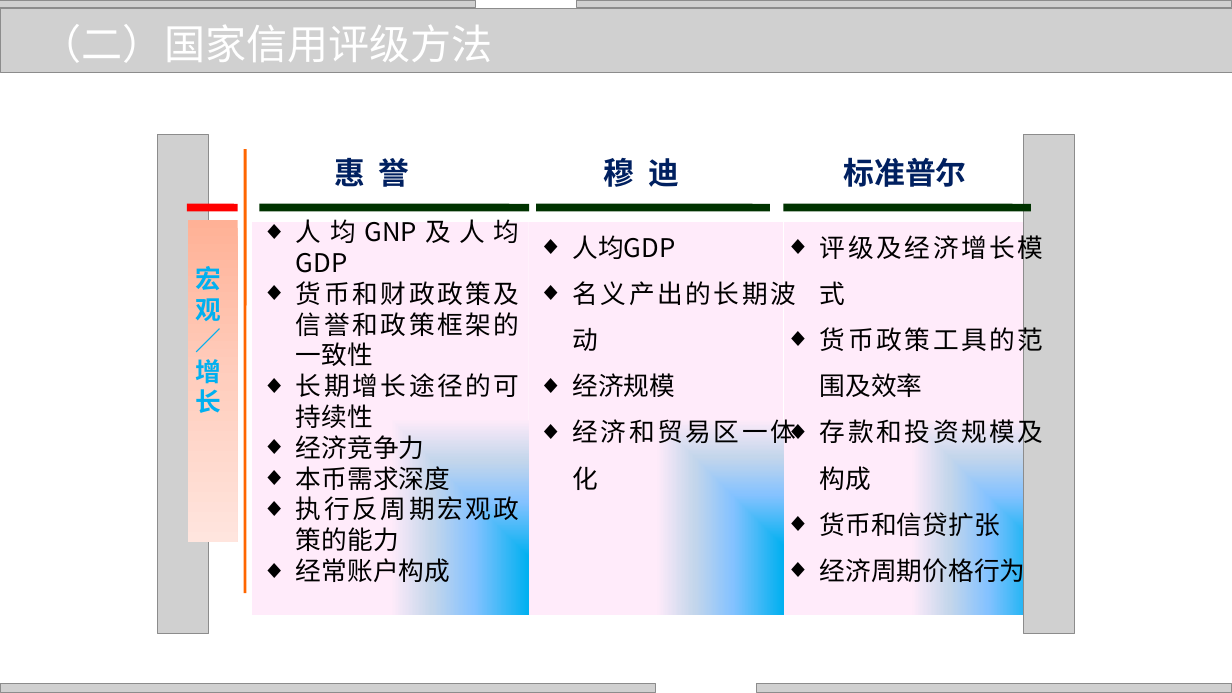
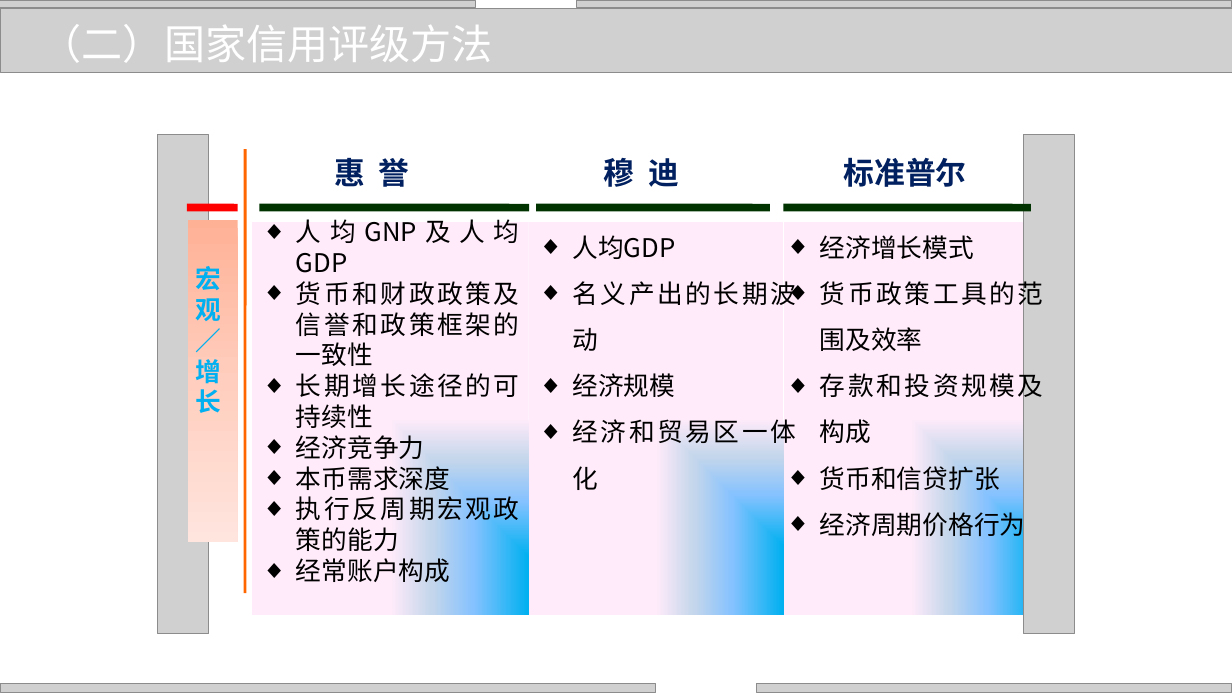
Before and after one commit to zhangjianzhang/internet_credit, a slide deck: slide 14 of files/slides/lecture_13.pptx. Drawn at 1232x693 pixels with LibreOffice and Linux fonts; fonts in the diff are those of the drawing; grey boxes stand for pictures; background and template pictures are left out. Boxes give left, top, right and bottom in pixels: in the first picture for what was removed or moved away, otherwise in the second. Text is boxed around its words. In the diff, an @@ line names an element or a change of style, - is before the commit and + after.

```diff
--- a/files/slides/lecture_13.pptx
+++ b/files/slides/lecture_13.pptx
@@ text at (820,235,974,259): text changed @@
-◆ 评级及经济增长模式
+◆ 经济增长模式
```
Also in this commit, not shown: 12 other slides changed, 4 slides added, 3 other files.
